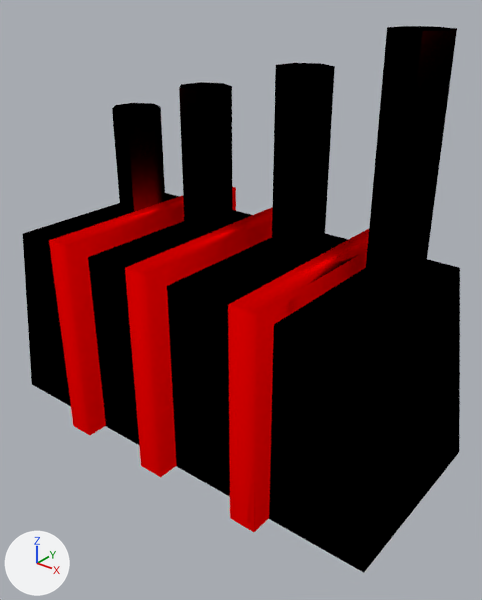
What one commit did to the Blender file Assets/Templates/autoMiner.blend.
Rendered twice from a 50 mm lens placed at (2.74, -3.09, 3.07), pointed at (0.17, 0.12, 1.08). Arrows for +X, +Y and +Z are at lower left; the lights stay in place.
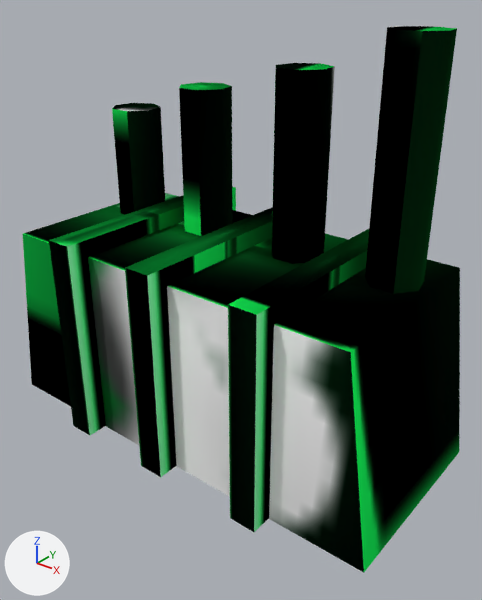
The newer file is also rescaled (x0.946), turned or shifted as a whole; pictures and numbers use the older file's frame.

What changed in the scene script:
```text
Add img_autominer_png:
    img_autominer_png = load_image('autoMiner.png', '../../RTSGame/Defiant/Defiant/Packs/Default/races/Mech/icons/Extractor.png', 128, 128, 'sRGB')
Change mat_material_001:
    mat_material_001.texture: img_untitled -> img_autominer_png
```

Where the change shows, as pixel boxes [x1, y1, x2, y2] in the pictures (482 x 600 px):
'Cube.001', surface changed: [23, 26, 459, 573] in both
